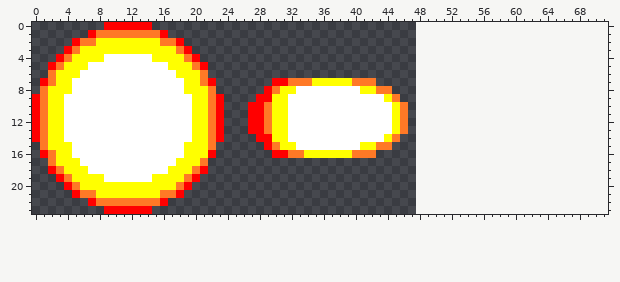
Two versions of one sprite sheet, sprites/projectiles/iris/fire/sprHeavyFireBullet.png. The first picture shows the starting point.
The file is 48x24 pixels. The old version is drawn lined up with the new one, on the new canvas.
Once edited:
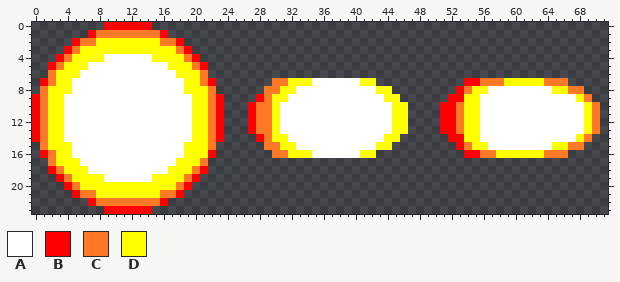
Palette (. is transparent): A #ffffff  B #ff0000  C #ff7926  D #ffff00
Difference:
canvas 48x24 -> 72x24
Changed rows in their new state; - is an unchanged pixel.
first column x 28:
 7 --CCDDDAAAAAADD-----------BBCCCDDDDDCCC----
 8 -C-----------AADD--------BCDDAAAAAAAADDCC--
 9 -C---------------D------BBDDAAAAAAAAAAAADC-
10 C--A--------------D----BBCDDAAAAAAAAAAAAADC
11 C--A--------------D----BBCDDAAAAAAAAAAAAADC
12 C--A--------------D----BBCDDAAAAAAAAAAAAADC
13 C--A--------------D----BBCDDAAAAAAAAAAAAADC
14 -C---------------D------BBDDAAAAAAAAAAAADC-
15 -C-----------AADD--------BCDDAAAAAAAADDCC--
16 --CCDD-AAAAAADD-----------BBCCDDDDDDCCC----
Changed places in both pictures, as pixel boxes (x1, y1, x2, y2):
changed: (256, 78, 408, 158)
added: (440, 78, 600, 158)
